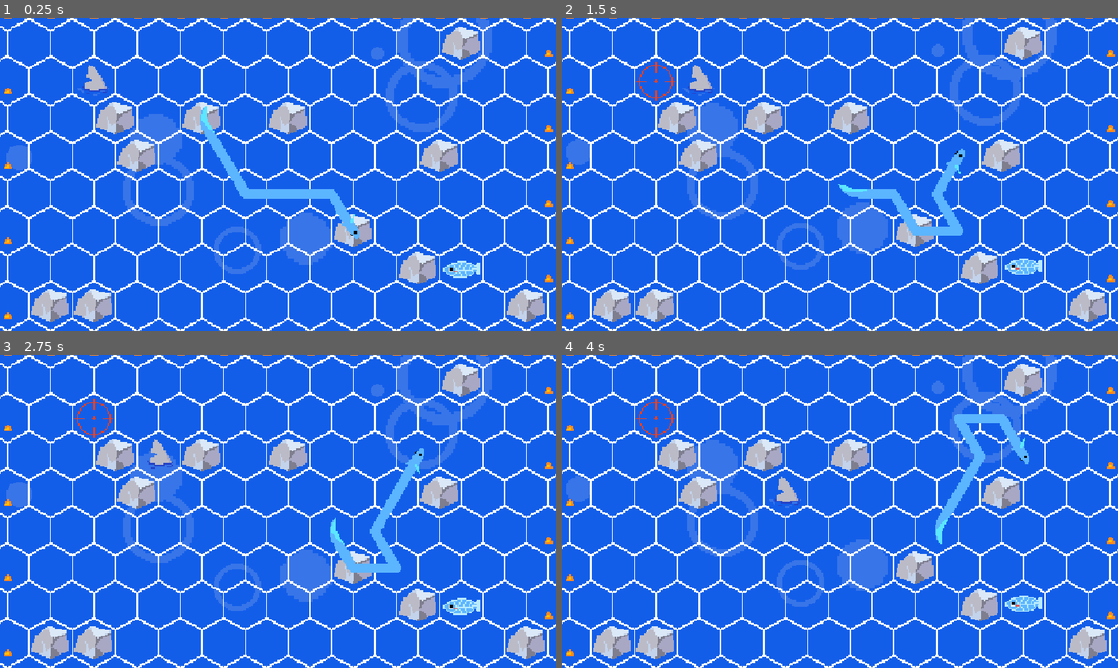
Above: before the commit, frames 1-4 (two rows, left to right).
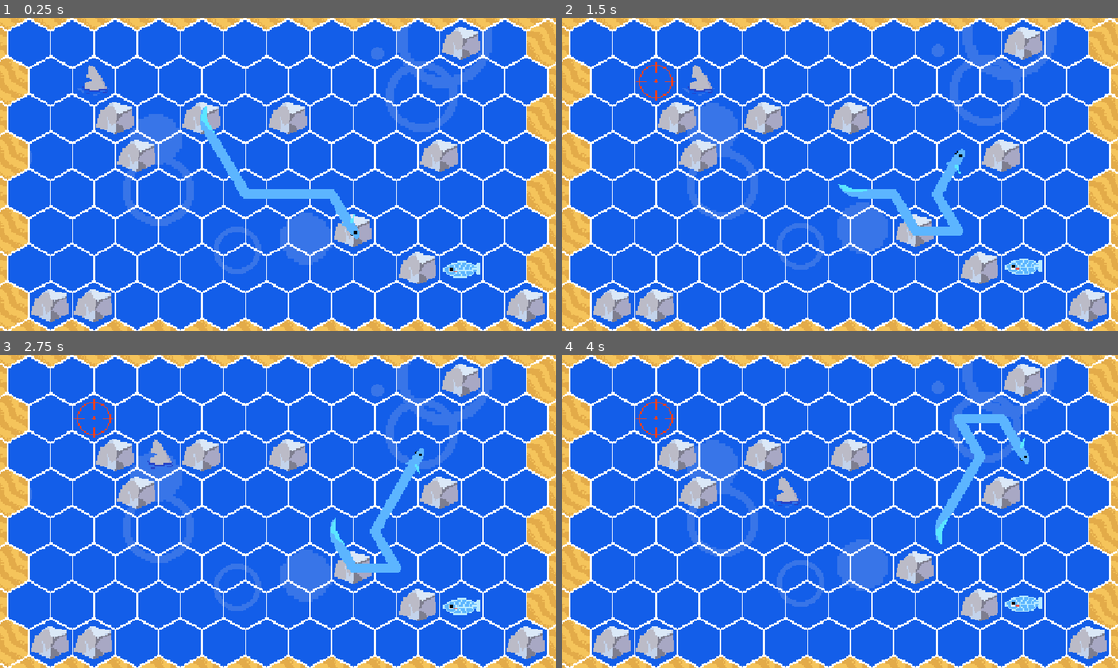
Above: after the commit, the same moments.

Repository: pavenpaven/retro-jam-2026
Game: Godot game, scene res://Scenes/game.tscn
Two runs of this game, one before a commit and one after it. Both use one fixed random seed, a clock stepped at 60 frames per second and the inputs below.
Inputs:
- Up to frame 1 (0.25 s): no input
- Up to frame 2 (1.5 s): tap Enter at 0.5 s; hold D 0.53-1.28 s; tap U at 0.6 s; hold A from 1.28 s (still down); tap E at 1.35 s
- Up to frame 3 (2.75 s): release A at 2.03 s; hold D from 2.03 s (still down); tap I at 2.1 s
- Up to frame 4 (4 s): release D at 2.78 s; hold W 2.78-3.53 s; tap L at 2.85 s; hold A from 3.53 s (still down); tap X at 3.6 s

The runs differ from the first frame. In frame 1, 9.3% of the frame differs, in the area x 0-100%, y 0-100%; in frame 2, 9.3%; in frame 3, 9.3%; in frame 4, 9.3%.

Commit message:
forgot this

Diff:
--- a/Scenes/animated_sprite_2d.tscn
+++ b/Scenes/animated_sprite_2d.tscn
@@ -7,6 +7,7 @@
 [ext_resource type="Texture2D" uid="uid://2ubnyvwtspx0" path="res://Assets/Images/rock.PNG" id="4_j6oam"]
 [ext_resource type="Texture2D" uid="uid://c1f36i0tcq1do" path="res://Assets/Images/nothing.PNG" id="4_r3knd"]
 [ext_resource type="Texture2D" uid="uid://dj46u5dpaaoww" path="res://Assets/Images/starsprite.PNG" id="6_j6oam"]
+[ext_resource type="Texture2D" uid="uid://cjfrrton84yvr" path="res://Assets/Images/vitsand.PNG" id="7_7nlh7"]
 [ext_resource type="Texture2D" uid="uid://dnq20wkh8se2j" path="res://Assets/Images/starrise.PNG" id="7_hlrca"]
 [ext_resource type="Texture2D" uid="uid://cpqbgu7s0j08e" path="res://Assets/Images/target.PNG" id="8_hlrca"]
 
@@ -62,6 +63,10 @@
 atlas = ExtResource("4_j6oam")
 region = Rect2(0, 0, 33, 37)
 
+[sub_resource type="AtlasTexture" id="AtlasTexture_u4qj3"]
+atlas = ExtResource("7_7nlh7")
+region = Rect2(0, 0, 33, 37)
+
 [sub_resource type="AtlasTexture" id="AtlasTexture_ujo64"]
 atlas = ExtResource("6_j6oam")
 region = Rect2(0, 0, 33, 37)
@@ -167,6 +172,14 @@
 }, {
 "frames": [{
 "duration": 1.0,
+"texture": SubResource("AtlasTexture_u4qj3")
+}],
+"loop": 1,
+"name": &"sand",
+"speed": 5.0
+}, {
+"frames": [{
+"duration": 1.0,
 "texture": SubResource("AtlasTexture_ujo64")
 }, {
 "duration": 1.0,
@@ -207,4 +220,4 @@
 
 [node name="AnimatedSprite2D" type="AnimatedSprite2D" unique_id=699409823]
 sprite_frames = SubResource("SpriteFrames_pv606")
-animation = &"starrise"
+animation = &"sand"
